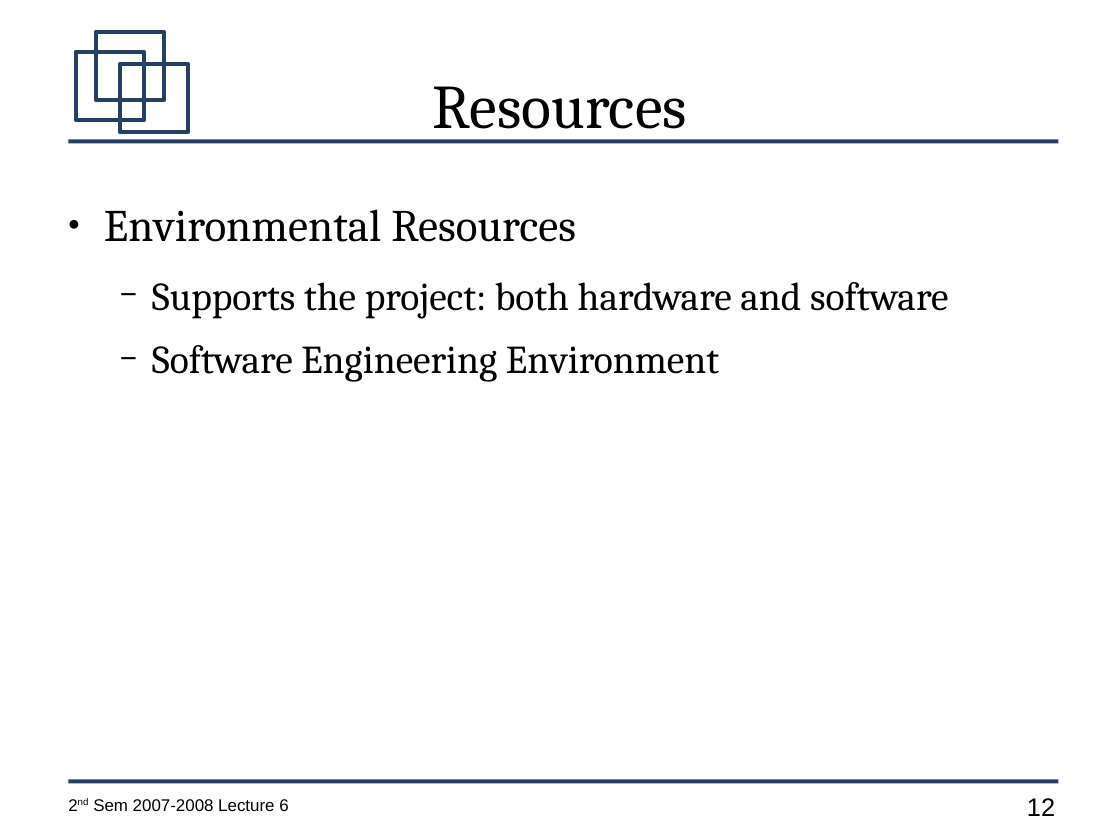
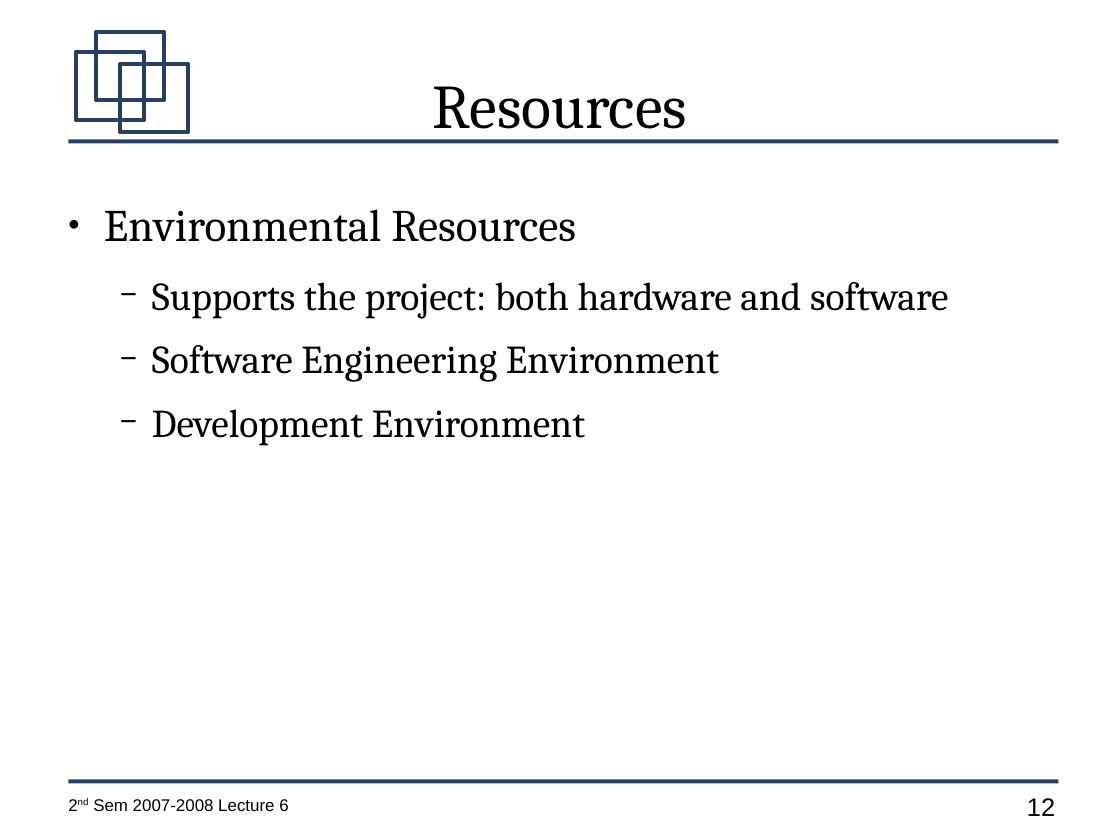
Before and after one commit to jachermocilla/jach-homepage, a slide deck: slide 12 of CMSC128-2nd-Sem-2007-L6.odp. Drawn at 1120x840 pixels with LibreOffice and Linux fonts; fonts in the diff are those of the drawing. Boxes give left, top, right and bottom in pixels: in the first picture for what was removed or moved away, otherwise in the second. Text is boxed around its words. In the diff, an @@ line names an element or a change of style, - is before the commit and + after.

```diff
--- a/CMSC128-2nd-Sem-2007-L6.odp
+++ b/CMSC128-2nd-Sem-2007-L6.odp
@@ text at [152,409,585,446]: paragraph added @@
+  − Development Environment
```
Also in this commit, not shown: 3 other slides changed, 7 slides added.
